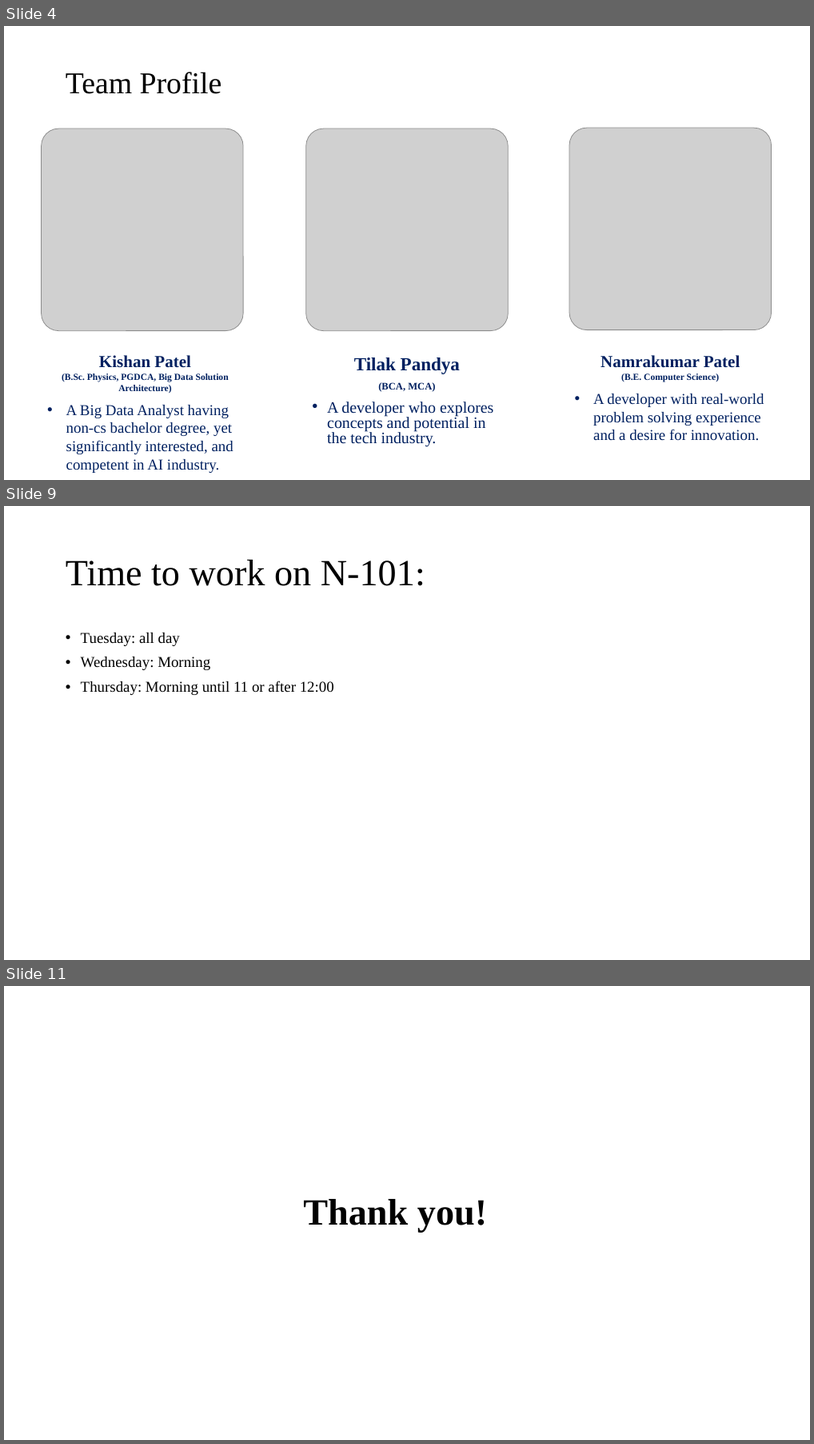
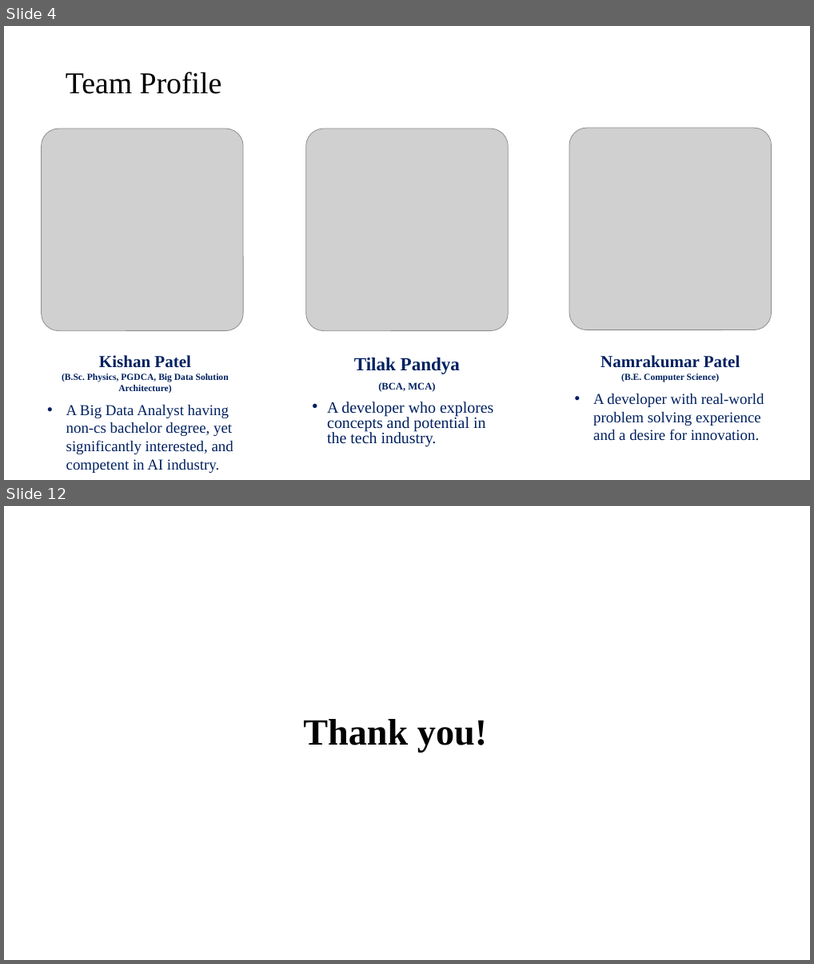
Before and after one commit to tilakpandya/Face_Recognition_Using_Thermal_Images, a slide deck: CRI AI Camaras.pptx. Shown one above the other, each under a label of ours: slides 4, 9 and 11 before the commit, slides 4 and 12 after it; the slides between them are not shown. The pictures are 814x1444 and 814x964 pixels, drawn with LibreOffice and Linux fonts; fonts in the diff are those of the drawing; grey boxes stand for pictures; background and template pictures are left out. Boxes give left, top, right and bottom in pixels: in the first picture for what was removed or moved away, otherwise in the second. Text is boxed around its words. In the diff, an @@ line names an element or a change of style, - is before the commit and + after.

```diff
--- a/CRI AI Camaras.pptx
+++ b/CRI AI Camaras.pptx
@@ slide 9 removed at (x1=4, y1=506, x2=810, y2=960), background picture (left out) @@
@@ title removed at (x1=66, y1=560, x2=426, y2=586) @@
-Time to work on N-101:
@@ text removed at (x1=81, y1=632, x2=334, y2=695) @@
-• Tuesday: all day
-• Wednesday: Morning
-• Thursday: Morning until 11 or after 12:00
@@ what was slide 11 is now slide 12 @@
```
Also in this commit, not shown: 5 slides changed, 2 slides added, 2 other files.
